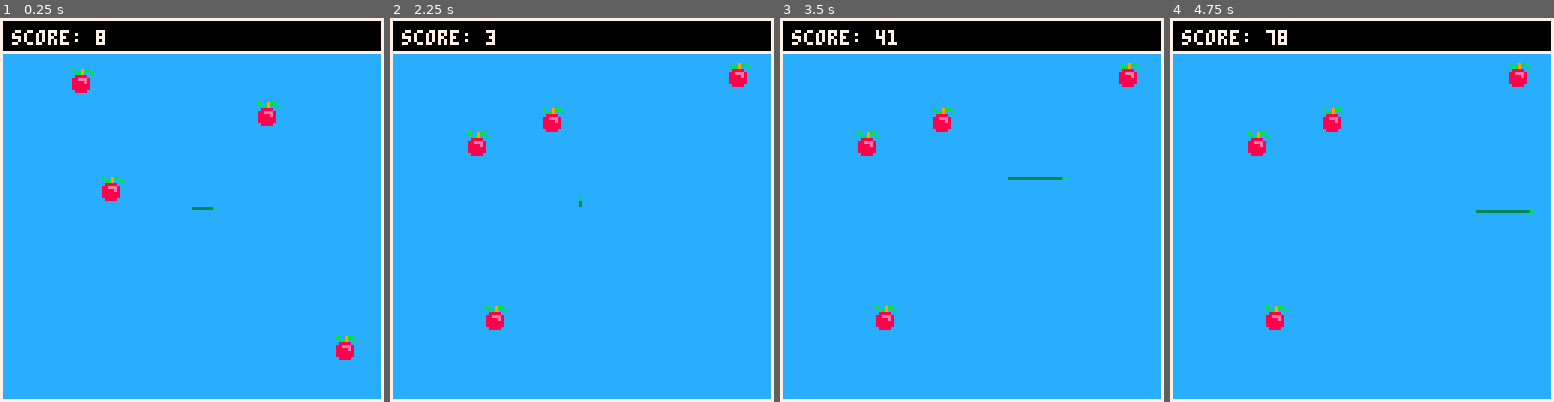
Above: before the commit, frames 1-4 (left to right).
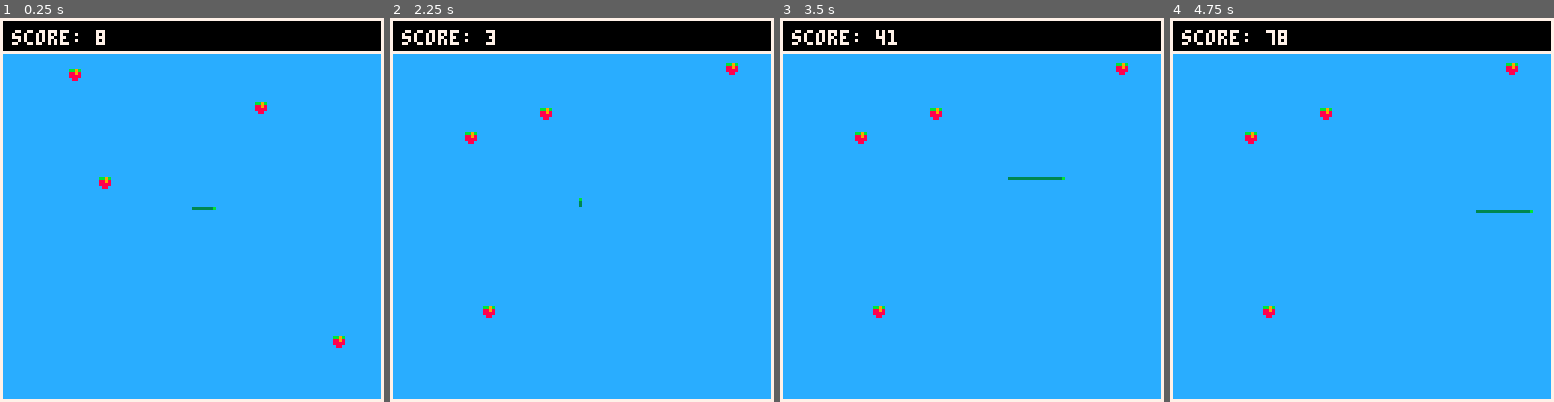
Above: after the commit, the same moments.

Repository: tmelot2/pico-8
Game: PICO-8 cartridge snake.p8
Same seed, same stepped clock (60 frames per second), same inputs: the game is played once before the commit and once after it.
Inputs:
- Up to frame 1 (0.25 s): no input
- Up to frame 2 (2.25 s): tap O (Z key) at 0.7, 1.7, 2.1 s; hold Right 1.6-2.1 s; hold Up from 2.15 s (still down)
- Up to frame 3 (3.5 s): release Up at 2.42 s; hold Right 2.47-3.03 s; tap O (Z key) at 2.5, 2.9, 3.3 s; hold Left from 3.08 s (still down)
- Up to frame 4 (4.75 s): release Left at 3.58 s; hold Down 3.63-3.97 s; tap O (Z key) at 3.7, 4.1, 4.5 s; hold Right 4.02-4.68 s; hold Up from 4.73 s (still down)

The runs differ from the first frame. In frame 1, 1.0% of the frame differs, in the area x 17-93%, y 13-90%; in frame 2, 1.0%; in frame 3, 1.0%; in frame 4, 1.0%.

Commit message:
Smaller food, better game over screen

Diff:
--- a/snake.p8
+++ b/snake.p8
@@ -94,10 +94,17 @@
    local text = 'u died bitch'
  print(text,hcenter(text),vcenter(text)-20,7)
 
+ local text = 'final score'
+ print(text,hcenter(text),vcenter(text)-8)
+ local text = ''..score
+ print(text,hcenter(text),vcenter(text)-0,11)
+
  local text = 'press z to try'
- print(text,hcenter(text),vcenter(text),7)
+ print(text,hcenter(text),vcenter(text)+22,7)
+ local text = 'z'
+ print(text,hcenter(text)-2,vcenter(text)+22,11)
  local text = 'that shit again'
- print(text,hcenter(text),vcenter(text)+7,7)
+ print(text,hcenter(text),vcenter(text)+30,7)
 end
 
 -- update functions
@@ -139,12 +146,12 @@
  -- iscolliding(obj1, obj2)
  local playerobj={x=player.x,y=player.y,w=1,h=1}
  for f in all(food) do
-  local foodobj={x=f.x,y=f.y,w=8,h=8}
+  local foodobj={x=f.x,y=f.y,w=4,h=4}
   -- got food!
   if iscolliding(playerobj,foodobj) then
     sfx(2)
     del(food,f)
-    score+=1000
+    score+=100
     player.l += 20
     spawnfood(1)
   end
@@ -199,7 +206,7 @@
 
   -- food
   for f in all(food) do
-   spr(0,f.x,f.y)
+   spr(1,f.x,f.y)
   end
 end
 
@@ -282,10 +289,10 @@
 end
 
 __gfx__
-0b009bb0000000000000000000000000000000000000000000000000000000000000000000000000000000000000000000000000000000000000000000000000
-00bb900b000000000000000000000000000000000000000000000000000000000000000000000000000000000000000000000000000000000000000000000000
-00888800000000000000000000000000000000000000000000000000000000000000000000000000000000000000000000000000000000000000000000000000
-088eee80000000000000000000000000000000000000000000000000000000000000000000000000000000000000000000000000000000000000000000000000
+0b009bb0bb9b00000000000000000000000000000000000000000000000000000000000000000000000000000000000000000000000000000000000000000000
+00bb900b889800000000000000000000000000000000000000000000000000000000000000000000000000000000000000000000000000000000000000000000
+00888800888800000000000000000000000000000000000000000000000000000000000000000000000000000000000000000000000000000000000000000000
+088eee80088000000000000000000000000000000000000000000000000000000000000000000000000000000000000000000000000000000000000000000000
 08888e80000000000000000000000000000000000000000000000000000000000000000000000000000000000000000000000000000000000000000000000000
 08888880000000000000000000000000000000000000000000000000000000000000000000000000000000000000000000000000000000000000000000000000
 08888880000000000000000000000000000000000000000000000000000000000000000000000000000000000000000000000000000000000000000000000000
Not shown, changed: Snake Ideas.txt
